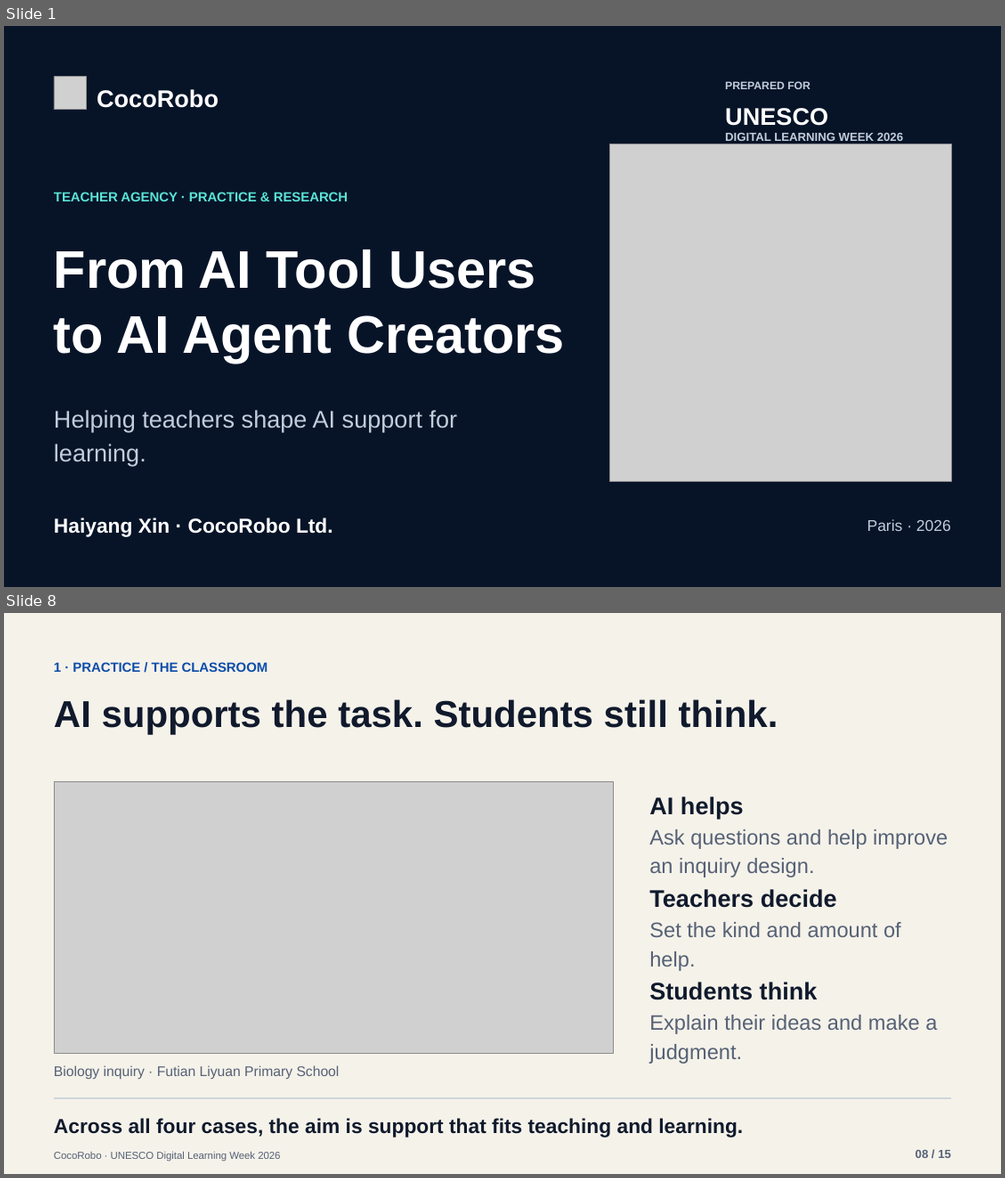
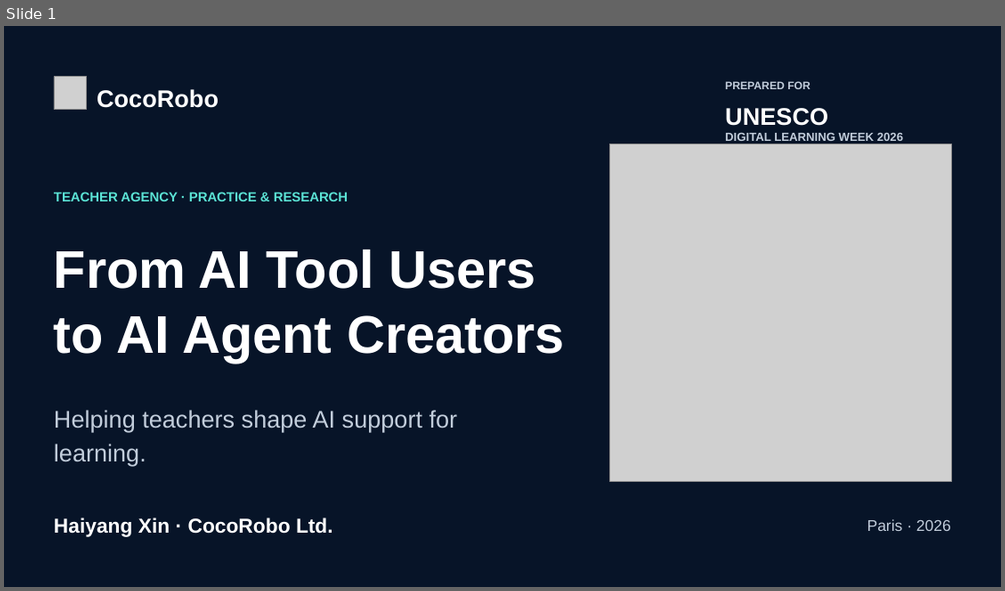
Before and after one commit to tonyxinvip/slides, a slide deck: teacher-agent-creators-10min/downloads/UNESCO_Teacher_AI_Agents_EN.pptx. Shown one above the other, each under a label of ours: slides 1 and 8 before the commit, slide 1 after it; the slides between them are not shown. The pictures are 1005x1178 and 1005x591 pixels, drawn with LibreOffice and Linux fonts; fonts in the diff are those of the drawing; grey boxes stand for pictures. Boxes give left, top, right and bottom in pixels: in the first picture for what was removed or moved away, otherwise in the second. Text is boxed around its words. In the diff, an @@ line names an element or a change of style, - is before the commit and + after.

Commit message:
Expand UNESCO talk to 17 slides with Guangdong policy, research rationale, timeline and four-partner RPP model

```diff
--- a/teacher-agent-creators-10min/downloads/UNESCO_Teacher_AI_Agents_EN.pptx
+++ b/teacher-agent-creators-10min/downloads/UNESCO_Teacher_AI_Agents_EN.pptx
@@ slide 8 removed at <box>4,613,1001,1174</box>, background #F5F2EA @@
@@ text removed at <box>54,662,268,672</box> @@
-1 · PRACTICE / THE CLASSROOM
@@ text removed at <box>54,699,778,734</box> @@
-AI supports the task. Students still think.
@@ picture removed at <box>54,781,614,1054</box> @@
@@ text removed at <box>649,796,744,819</box> @@
-AI helps
@@ text removed at <box>649,829,947,877</box> @@
-Ask questions and help improve an inquiry design.
@@ text removed at <box>649,889,837,908</box> @@
-Teachers decide
@@ text removed at <box>649,922,901,971</box> @@
-Set the kind and amount of help.
@@ text removed at <box>649,981,817,1000</box> @@
-Students think
@@ text removed at <box>649,1014,937,1063</box> @@
-Explain their ideas and make a judgment.
@@ text removed at <box>54,1065,340,1079</box> @@
-Biology inquiry · Futian Liyuan Primary School
@@ rectangle removed at <box>54,1097,952,1099</box> @@
@@ text removed at <box>54,1118,743,1137</box> @@
-Across all four cases, the aim is support that fits teaching and learning.
@@ text removed at <box>54,1151,280,1161</box> @@
-CocoRobo · UNESCO Digital Learning Week 2026
@@ text removed at <box>915,1150,951,1158</box> @@
-08 / 15
```
Also in this commit, not shown: 11 slides changed, 4 slides added, 1 other slide removed, 10 other files.
